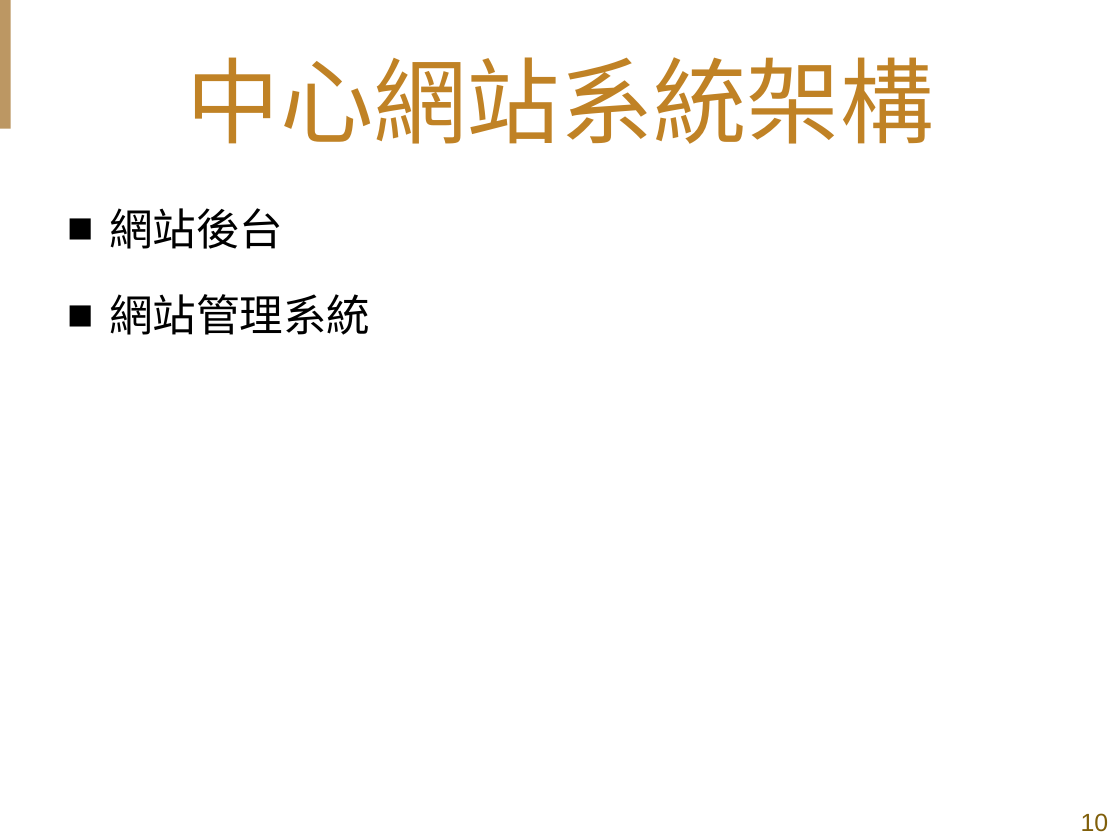
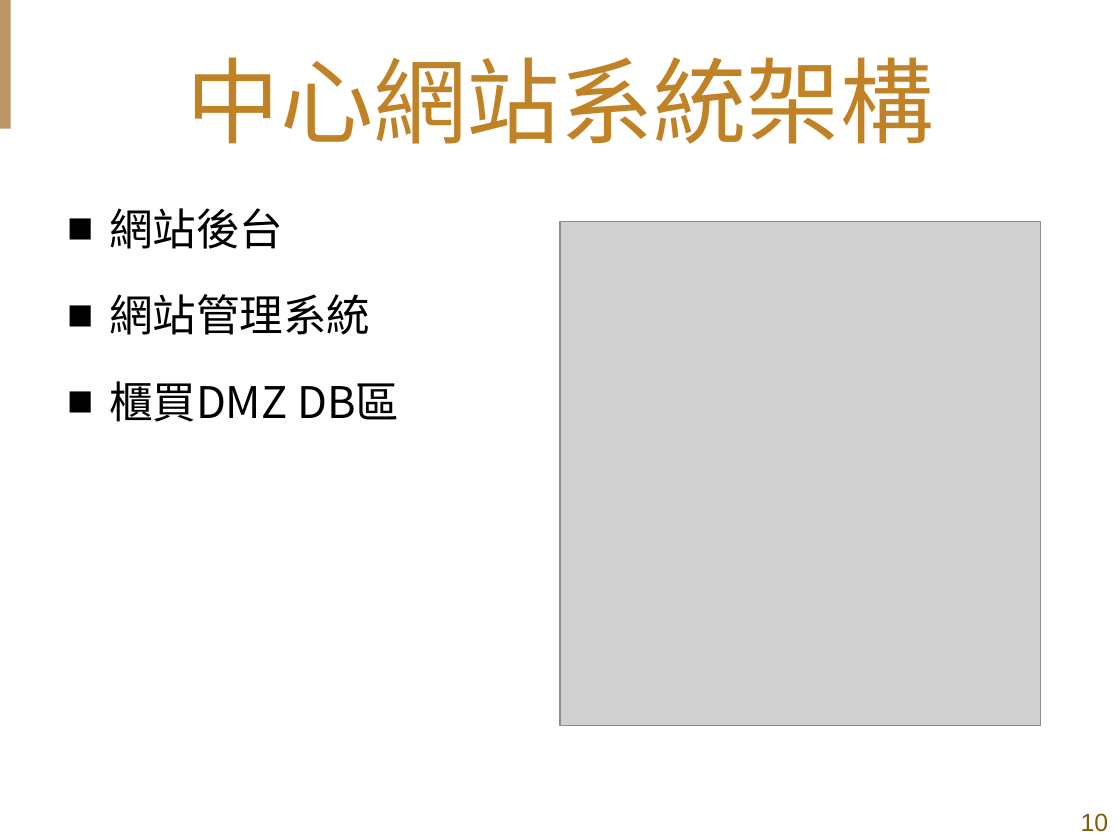
Before and after one commit to shih33/java_atguigu, a slide deck: slide 10 of 期末報告/期末簡報_施詠舜.pptx. Drawn at 1120x840 pixels with LibreOffice and Linux fonts; fonts in the diff are those of the drawing; grey boxes stand for pictures; background and template pictures are left out. Boxes give left, top, right and bottom in pixels: in the first picture for what was removed or moved away, otherwise in the second. Text is boxed around its words. In the diff, an @@ line names an element or a change of style, - is before the commit and + after.

```diff
--- a/期末報告/期末簡報_施詠舜.pptx
+++ b/期末報告/期末簡報_施詠舜.pptx
@@ picture added at (560,222,1040,726) @@
@@ text at (109,381,399,422): paragraph added @@
+■ 櫃買DMZ DB區
```
Also in this commit, not shown: 10 other slides changed, 2 slides added, 1 other file.
